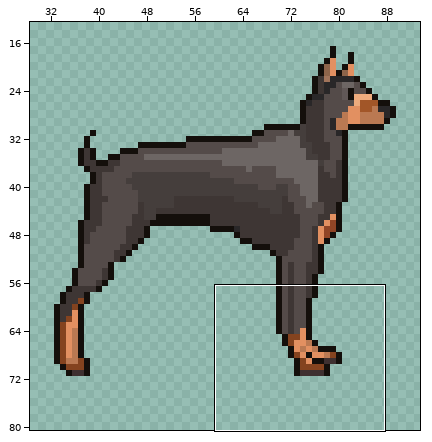
A sprite sheet gets an edit: source/core/assets/images/dog2.png. Above, an overview of the earlier version with the close-up marked.
Close-up. First the earlier version:
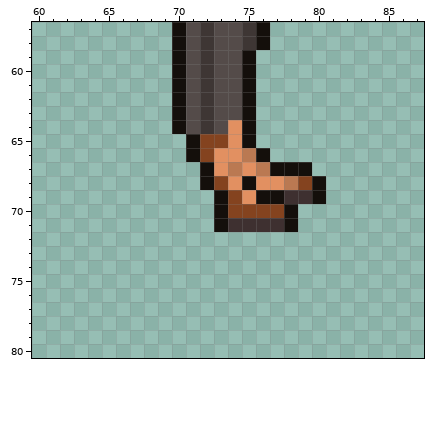
The file is 124x90 pixels. Colours within 5 levels of each other are drawn and written as one. Shown: x 60..87, y 57..80. The wide view leaves out empty margins.
After:
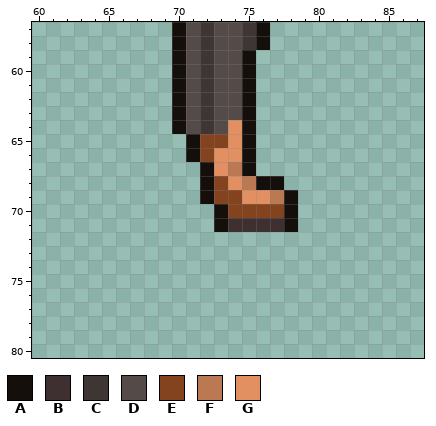
Palette (. is transparent): A #140f0b  B #3e3030  C #3e3634  D #544b49  E #84431f  F #ba7952  G #e29061
Difference:
y 66: x 75..76 FA -> A.
y 67: x 75..79 GFAAA -> A....
y 68: x 75..80 AGGFEA -> FAA...
y 69: x 72..73 .A -> AE; x 76..80 AABBA -> GFA..
